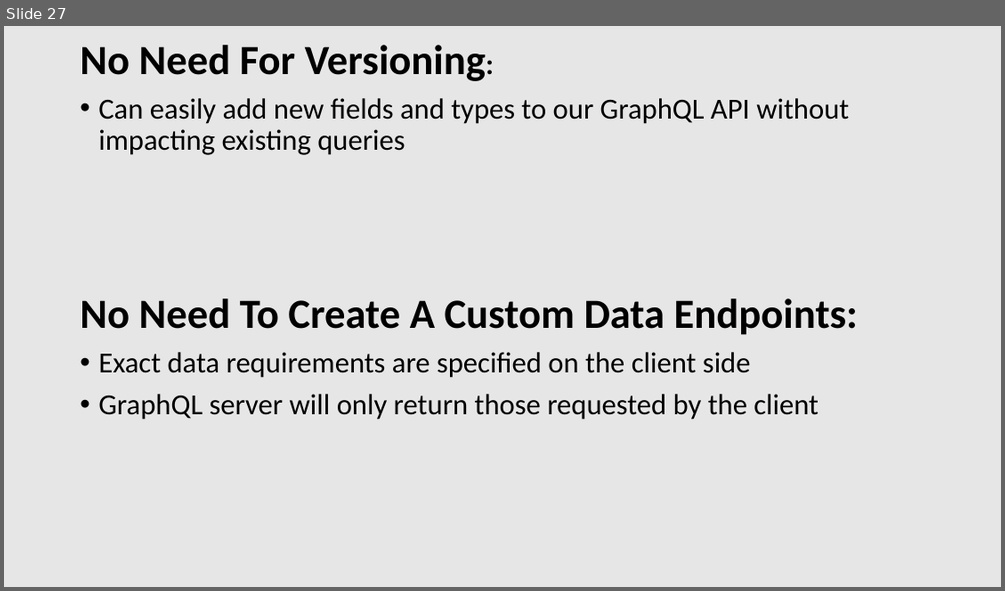
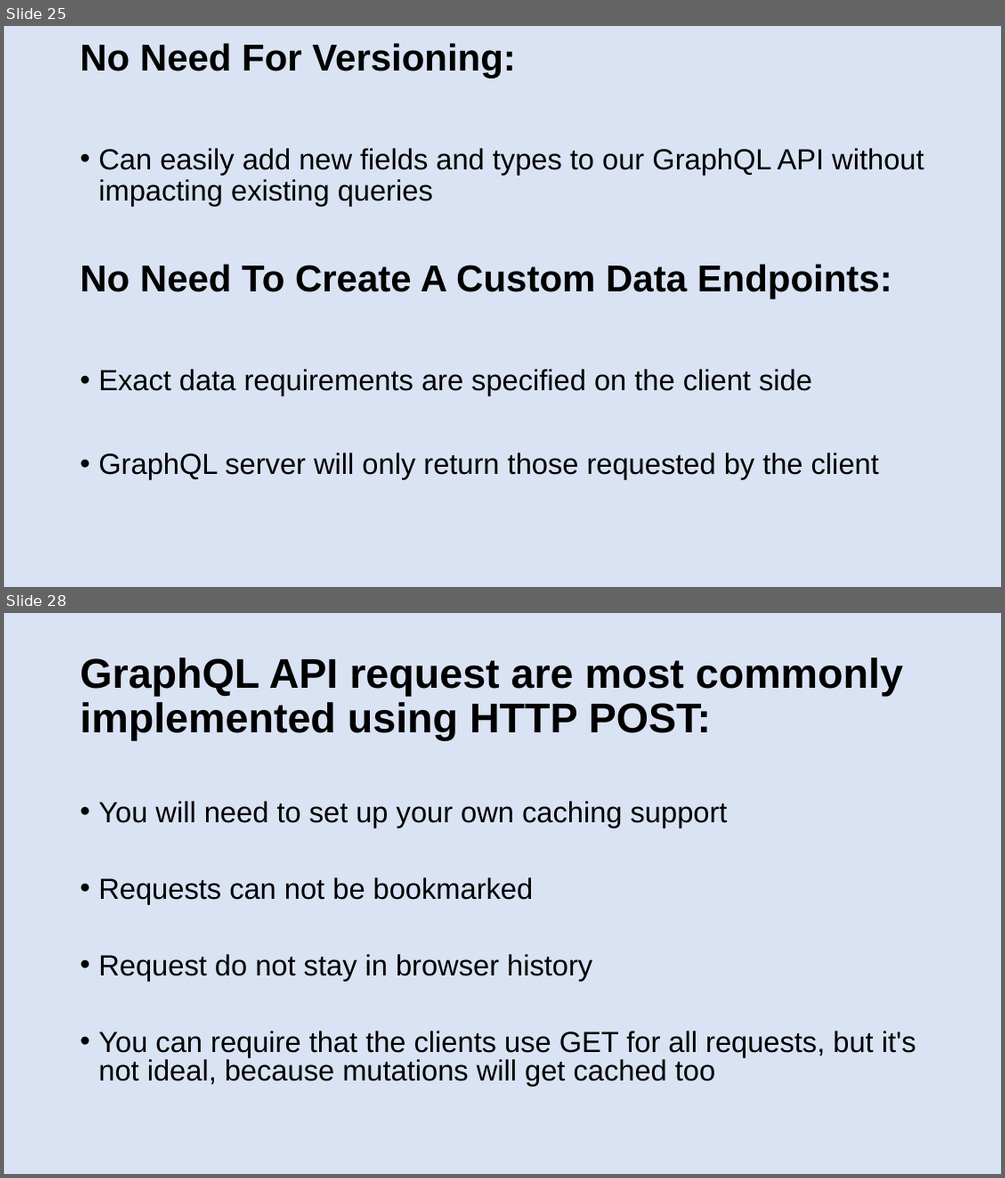
Before and after one commit to patelg123/graphql-presentation, a slide deck: current.pptx. Shown one above the other, each under a label of ours: slide 27 before the commit, slides 25 and 28 after it; the slides between them are not shown. The pictures are 1005x591 and 1005x1178 pixels, drawn with LibreOffice and Linux fonts; fonts in the diff are those of the drawing. Boxes give left, top, right and bottom in pixels: in the first picture for what was removed or moved away, otherwise in the second. Text is boxed around its words. In the diff, an @@ line names an element or a change of style, - is before the commit and + after.

```diff
--- a/current.pptx
+++ b/current.pptx
@@ slide 28 added at <box>4,613,1001,1174</box>, background #DAE3F3 @@
@@ title added at <box>80,657,903,741</box>, 40 pt, text #000000, bold @@
+GraphQL API request are most commonly implemented using HTTP POST:
@@ text added at <box>98,801,916,1086</box>, 28 pt, text #000000 @@
+• You will need to set up your own caching support
+• Requests can not be bookmarked
+• Request do not stay in browser history
+• You can require that the clients use GET for all requests, but it's not ideal, because mutations will get cached too
@@ what was slide 27 is now slide 25 @@
@@ slide 25 changed as well @@
@@ background #E7E6E6 to #DAE3F3 @@
@@ text "No Need For Versioning:" at <box>80,43,923,479</box>: size 40 to 36 pt in "No Need For Versioning:", "No Need To Create A Custom Data ..."; size 28 to 36 pt in "Versioning:"; font Calibri to Arial @@
```
Also in this commit, not shown: 23 other slides changed, 8 other slides added, 6 slides removed, 2 other files.
